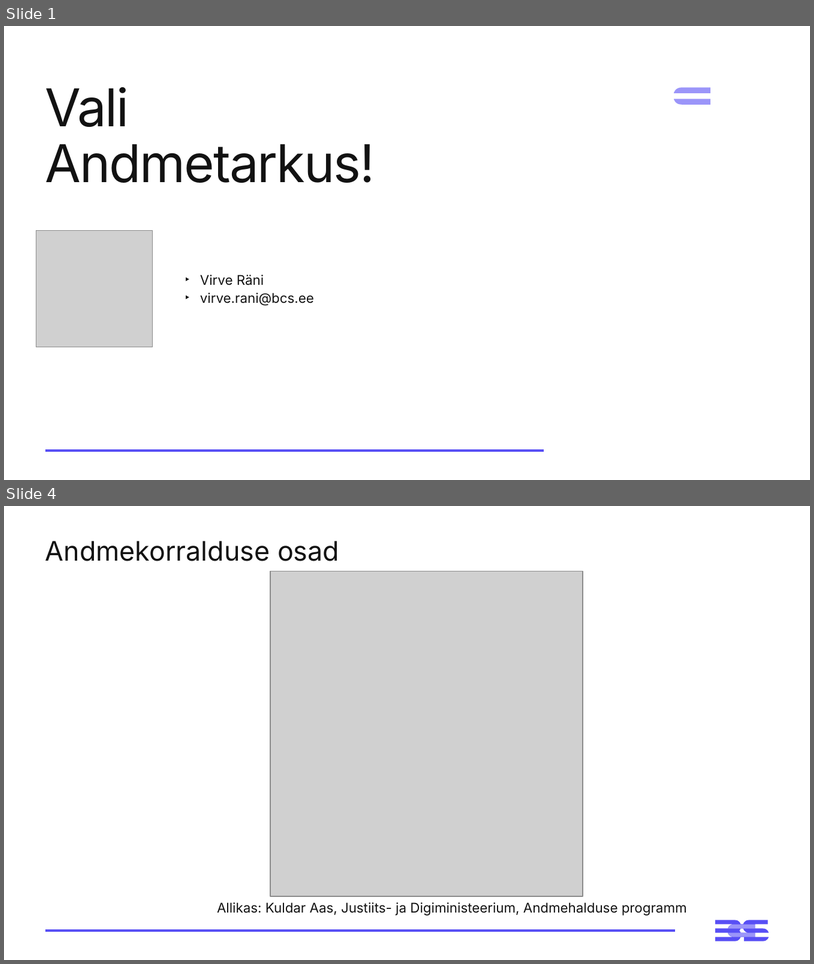
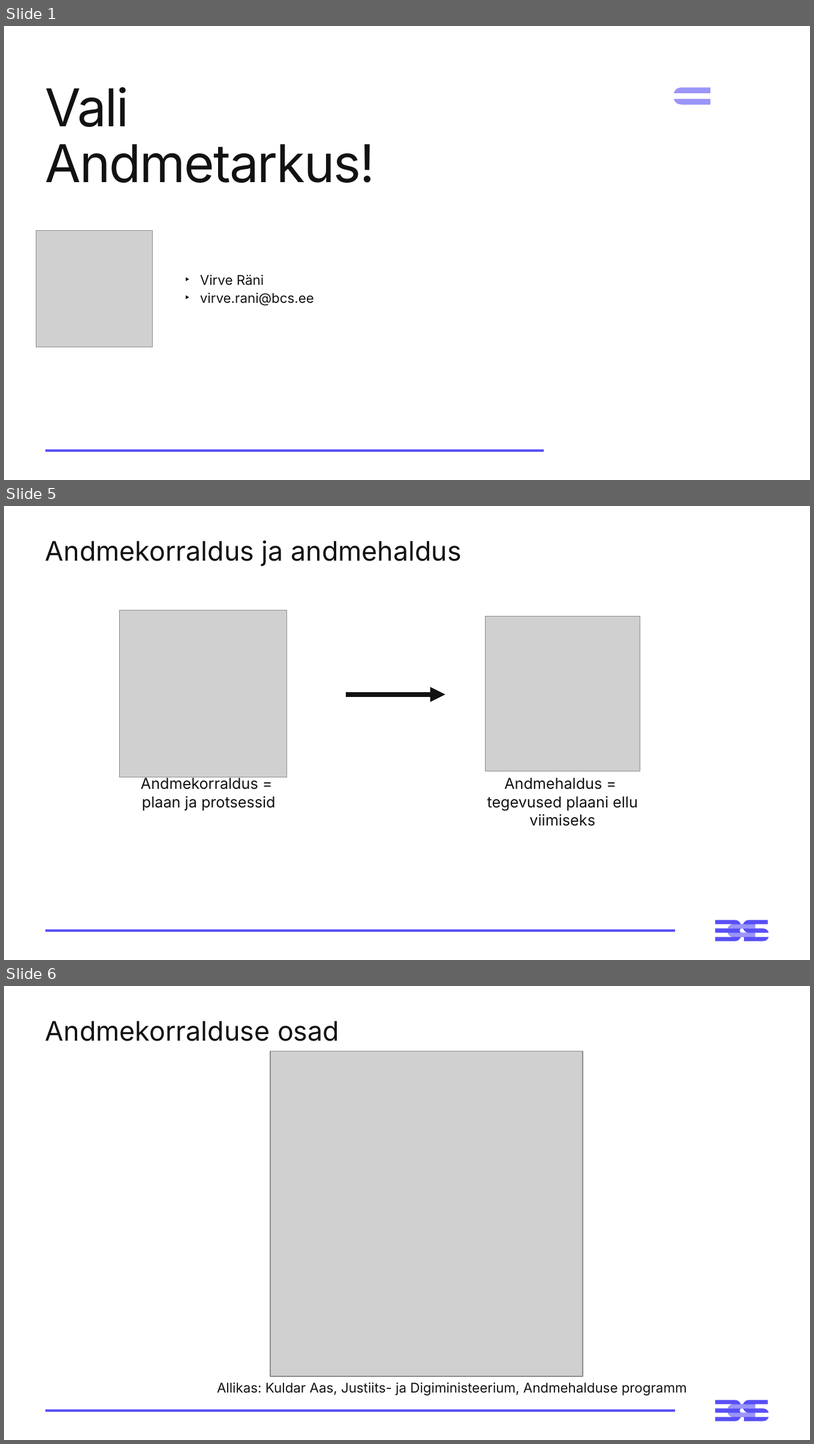
Before and after one commit to virverani/andmetarkus_2026_kevad, a slide deck: Day12/12-paev-andmetarkus-esitlus.pptx. Shown one above the other, each under a label of ours: slides 1 and 4 before the commit, slides 1, 5 and 6 after it; the slides between them are not shown. The pictures are 814x964 and 814x1444 pixels, drawn with LibreOffice and Linux fonts; fonts in the diff are those of the drawing; grey boxes stand for pictures; background and template pictures are left out. Boxes give left, top, right and bottom in pixels: in the first picture for what was removed or moved away, otherwise in the second. Text is boxed around its words. In the diff, an @@ line names an element or a change of style, - is before the commit and + after.

```diff
--- a/Day12/12-paev-andmetarkus-esitlus.pptx
+++ b/Day12/12-paev-andmetarkus-esitlus.pptx
@@ slide 5 added at [4, 506, 810, 960], background #FFFFFF; not listed: 3 template elements that a slide beside it also shows @@
@@ title added at [45, 540, 462, 566], 32 pt, text #121212 @@
+Andmekorraldus ja andmehaldus
@@ picture added at [120, 610, 287, 777] @@
@@ picture added at [486, 616, 641, 771] @@
@@ arrow added from (346, 694) to (446, 694), #121212 6 pt @@
@@ text added at [141, 776, 276, 810], 18 pt, text #121212 @@
+Andmekorraldus =
+plaan ja protsessid
@@ text added at [488, 777, 638, 826], 18 pt, text #121212 @@
+Andmehaldus =
+tegevused plaani ellu viimiseks
@@ what was slide 4 is now slide 6 @@
```
Also in this commit, not shown: 2 slides changed, 4 other slides added, 12 other files.
